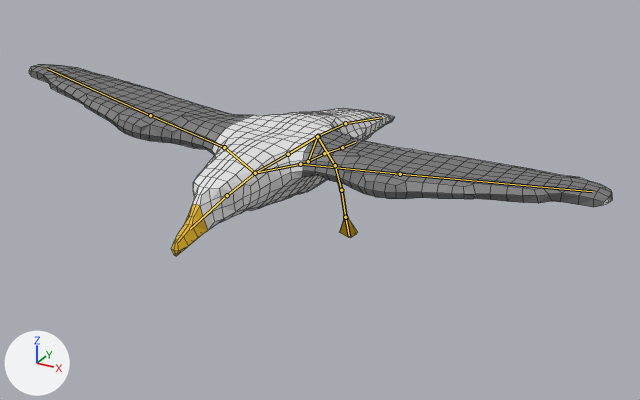
Before and after pictures for a commit that changed the Blender file gfx/BLEND files/gull.blend.
Camera for both pictures: a 50 mm camera at (0.711, -1.298, 0.522) aimed at (0.036, -0.07, -0.092). Every picture has the same lights, and +X, +Y and +Z are marked at lower left. Both versions are drawn at frame 7 of the action 'FlyingFlap'; the numbers are the values there. The bones that bend it are drawn over the model as lines. Mesh edges are drawn as thin lines.

The first picture shows 'Gull_rigged'.
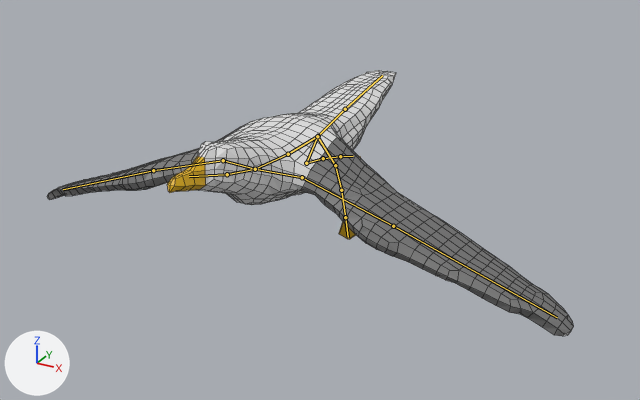
Commit message: update flap animation

Changed parts and their boxes [x1, y1, x2, y2] in the pictures (640 x 400 px):
'Gull_rigged', posed (10% narrower, 38% taller): before [29, 64, 613, 256]; after [47, 70, 574, 336]
bone 'Back', root to tip: before (288, 154) to (255, 173); after (288, 154) to (255, 169)
bone 'Neck', root to tip: before (255, 173) to (227, 195); after (255, 169) to (227, 174)
bone 'Head', root to tip: before (227, 195) to (190, 229); after (227, 174) to (189, 176)
bone 'Shoulder_R', root to tip: before (255, 173) to (224, 147); after (255, 169) to (223, 160)
bone 'UpperArm_R', root to tip: before (224, 147) to (150, 115); after (223, 160) to (153, 170)
bone 'ForeArm_R', root to tip: before (150, 115) to (47, 68); after (153, 170) to (63, 189)
bone 'Shoulder_L', root to tip: before (255, 173) to (300, 164); after (255, 169) to (302, 177)
bone 'UpperArm_L', root to tip: before (300, 164) to (400, 174); after (302, 177) to (393, 226)
bone 'ForeArm_L', root to tip: before (400, 174) to (592, 191); after (393, 226) to (557, 317)
bone 'Pelvis_R', root to tip: before (317, 136) to (308, 161); after (317, 136) to (306, 163)
bone 'Foot_R', root to tip: before (342, 147) to (355, 142); after (340, 156) to (353, 156)
bone 'InnerTail', root to tip: before (318, 136) to (345, 123); after (318, 136) to (345, 109)
bone 'OuterTail', root to tip: before (345, 123) to (381, 117); after (345, 109) to (382, 75)

The change in detail:
Bone 'Back' (bone_back) turns from (-1, 0, 0) to (-5, 0, 0) degrees about its own x, y and z.
Bone 'Neck' (bone_neck) turns from (8, 0, 0) to (-8, 0, 0) degrees about its own x, y and z.
Bone 'Head' (bone_head) turns from (3, 0, 0) to (-4, 0, 0) degrees about its own x, y and z.
Bone 'Shoulder_R' (bone_shoulder_r) turns from (-4, 1, 0) to (17, -4, -2) degrees about its own x, y and z.
Bone 'UpperArm_R' (bone_upperarm_r) turns from (-4, 0, 0) to (0, 0, 0) degrees about its own x, y and z.
Bone 'ForeArm_R' (bone_forearm_r) turns from (-2, 0, 0) to (0, 0, 0) degrees about its own x, y and z.
Bone 'Shoulder_L' (bone_shoulder_l) turns from (-3, -1, 0) to (18, 4, 2) degrees about its own x, y and z.
Bone 'UpperArm_L' (bone_upperarm_l) turns from (-1, 0, 0) to (0, 0, 0) degrees about its own x, y and z.
Bone 'ForeArm_L' (bone_forearm_l) turns from (-2, 0, 0) to (0, 0, 0) degrees about its own x, y and z.
Bone 'Pelvis_R' (bone_pelvis_r) turns from (-14, -6, 1) to (-9, -4, 0) degrees about its own x, y and z.
Bone 'Foot_R' (bone_foot_r) turns from (-94, 0, -2) to (-88, 0, -1) degrees about its own x, y and z.
Bone 'InnerTail' (bone_innertail) turns from (-5, 0, 0) to (11, 0, 0) degrees about its own x, y and z.
Bone 'OuterTail' (bone_outertail) turns from (-2, 0, 0) to (3, 0, 0) degrees about its own x, y and z.
Bone 'Calf_L' (bone_calf_l) turns from (4, 0, 0) to (7, 1, 0) degrees about its own x, y and z.
